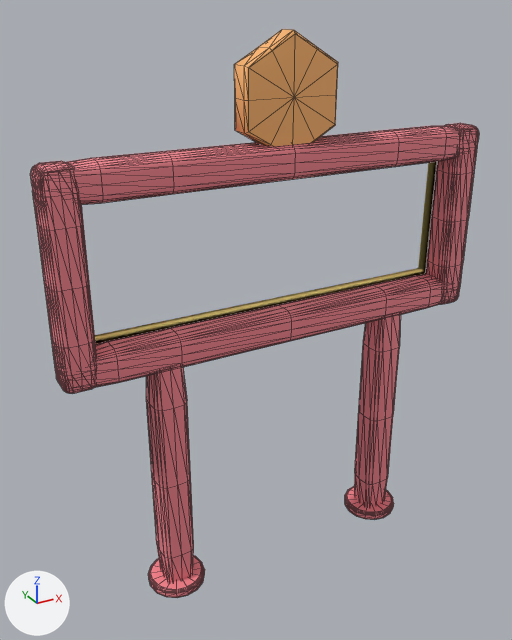
The glTF model assets/meshes/CallMarquee.glb as it was, and as the next commit left it.
Before and after are seen from a camera (50 mm lens) standing at (-22.4, -37.0, 37.3) and looking at (-1.2, 1.5, 18.0). Arrows for +X, +Y and +Z are at lower left; the lights stay in place. The picture after the commit comes second. Mesh edges are drawn as thin lines on the coarser meshes. Vertices at exactly the same position are counted once.

Names of what the first picture shows: 'Badge', 'Frame', 'Trim'.
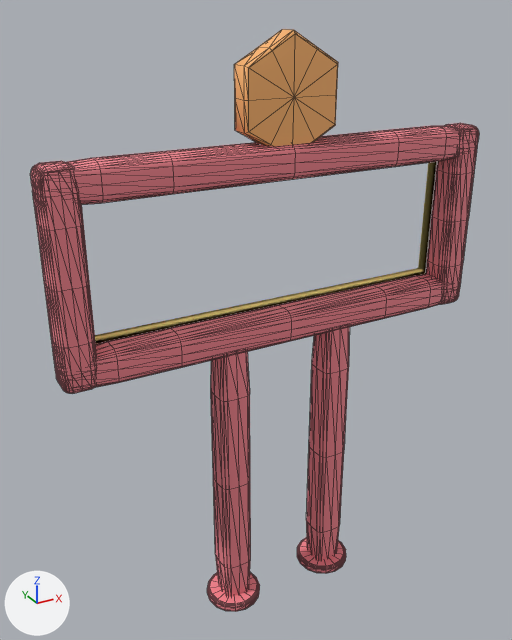
The newer file is also turned or shifted as a whole; pictures and numbers use the older file's frame.

Where the change shows, as pixel boxes (x1, y1, x2, y2) in the pictures (512 x 640 px; the box of a moved part takes in the faces that stretch with it):
'Frame', reshaped
    before: (30, 123, 479, 598)
    after: (30, 123, 479, 611)
part 1 of me_frame, moved or reshaped
    before: (146, 367, 205, 598)
    after: (207, 351, 260, 611)
part 2 of me_frame, moved or reshaped
    before: (345, 314, 401, 519)
    after: (297, 327, 350, 573)

What the commit changed:
me_frame is used by ob_frame; location (0.0, 0.0, 0.0).
me_frame had 1362 vertices, 2752 faces and spanned x -15.0..15.0, y -2.0..2.0, z 0.0..30.0.
me_frame now has 1362 vertices, 2752 faces and spans x -15.0..15.0, y -2.0..2.0, z -3.5..30.0.
me_frame part 1: the loose piece of 259 vertices spanning x -10.5..-6.5, y -2.0..2.0, z 0.0..17.6 is scaled about its middle by (1, 1, 1.2), then moved by (4.5, 0.0, -1.8).
me_frame part 2: the loose piece of 259 vertices spanning x 6.5..10.5, y -2.0..2.0, z 0.0..17.6 is scaled about its middle by (1, 1, 1.2), then moved by (-4.5, 0.0, -1.8).
